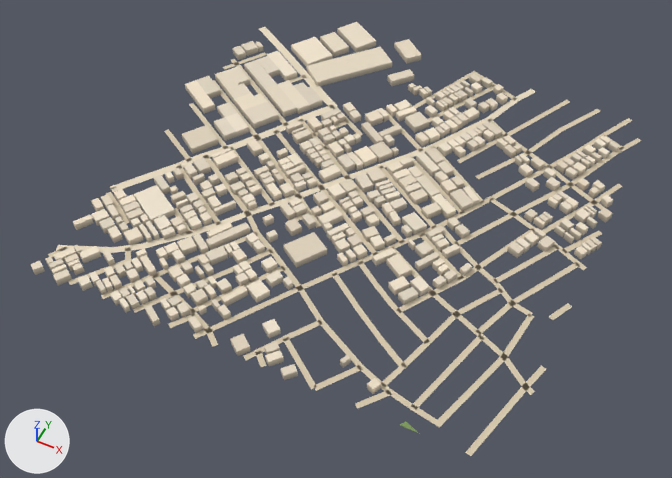
One commit to the glTF model public/assets/bengaluru-region-v1/tiles/t-18_7-l1.glb: the scene before it, then after it.
The view is the same before and after, from a camera (50 mm lens) standing at (-8454.0, 3089.0, 731.0) and looking at (-8761.0, 3704.0, -37.0). The lights are fixed; the arrows at lower left show +X, +Y and +Z. The first picture is the older version. Vertices at exactly the same position are counted once.

Script lines for the objects in view, before the commit:
```python
me_building = bpy.data.meshes.new('building')
me_building.from_pydata(...)  # 3380 vertices, 4273 faces; spans x -22.0..506.0, y -7.0..523.0, z 0.0..8.0
me_building.materials.append(mat_building)
me_ground = bpy.data.meshes.new('ground')
me_ground.from_pydata(...)  # 769 vertices, 621 faces; spans x -4.0..503.0, y -2.0..503.0, z 1.0
me_ground.materials.append(mat_ground)
ob_building = bpy.data.objects.new('building', me_building)
ob_building.location = (-9000.0, 3500.0, 0.0)
ob_ground = bpy.data.objects.new('ground', me_ground)
ob_ground.location = (-9000.0, 3500.0, 0.0)
```
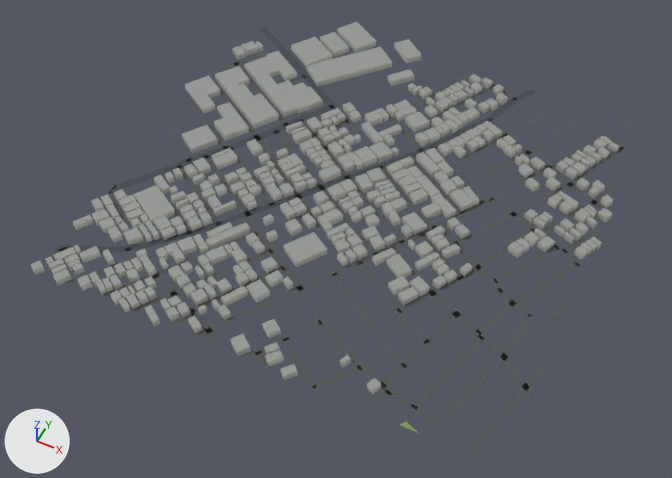
What differs and where, as boxes (x1, y1, x2, y2) in the pictures (672 x 478 px; the box of a moved part takes in the faces that stretch with it):
'ground', reshaped: before (48, 27, 641, 456); after (49, 26, 641, 456)
part 1 of me_building, recoloured (darker): (30, 22, 619, 394) in both
part 2 of me_ground, moved or reshaped: before (48, 27, 641, 456); after (49, 26, 641, 456)
part 3 of me_ground, recoloured: (49, 40, 637, 456) in both

Diff of the bpy script that builds the scene:
```diff
--- a/public/assets/bengaluru-region-v1/tiles/t-18_7-l1.glb.py
+++ b/public/assets/bengaluru-region-v1/tiles/t-18_7-l1.glb.py
@@ me_building @@
 # used by ob_building; location = (-9000.0, 3500.0, 0.0)
-me_building.from_pydata(...)  # 3380 vertices, 4273 faces; spans x -22.0..506.0, y -7.0..523.0, z 0.0..8.0
+me_building.from_pydata(...)  # 3380 vertices, 5138 faces; spans x -22.0..506.0, y -7.0..523.0, z 0.0..8.0
+# me_building part 1: 4273 kept faces spanning x -22.0..506.0, y -7.0..523.0, z 0.0..8.0 get new vertex colours
 me_building.materials.append(mat_building)
@@ me_ground @@
 # used by ob_ground; location = (-9000.0, 3500.0, 0.0)
-me_ground.from_pydata(...)  # 769 vertices, 621 faces; spans x -4.0..503.0, y -2.0..503.0, z 1.0
+me_ground.from_pydata(...)  # 793 vertices, 643 faces; spans x 0.0..500.0, y 0.0..500.0, z 1.0
+# me_ground part 2: 70 vertices moved from x -4.0..503.0, y -2.0..501.0, z 1.0 to x 0.0..500.0, y 0.0..500.0, z 1.0; 33 vertices removed from x -3.0..503.0, y -2.0..503.0, z 1.0; 57 vertices added at x 0.0..500.0, y 0.0..500.0, z 1.0
+# me_ground part 3: 582 kept faces spanning x 0.0..500.0, y 0.0..500.0, z 1.0 get new vertex colours; the middle colour goes from beige #d7c9ae to dark grey #535556
 me_ground.materials.append(mat_ground)
```
